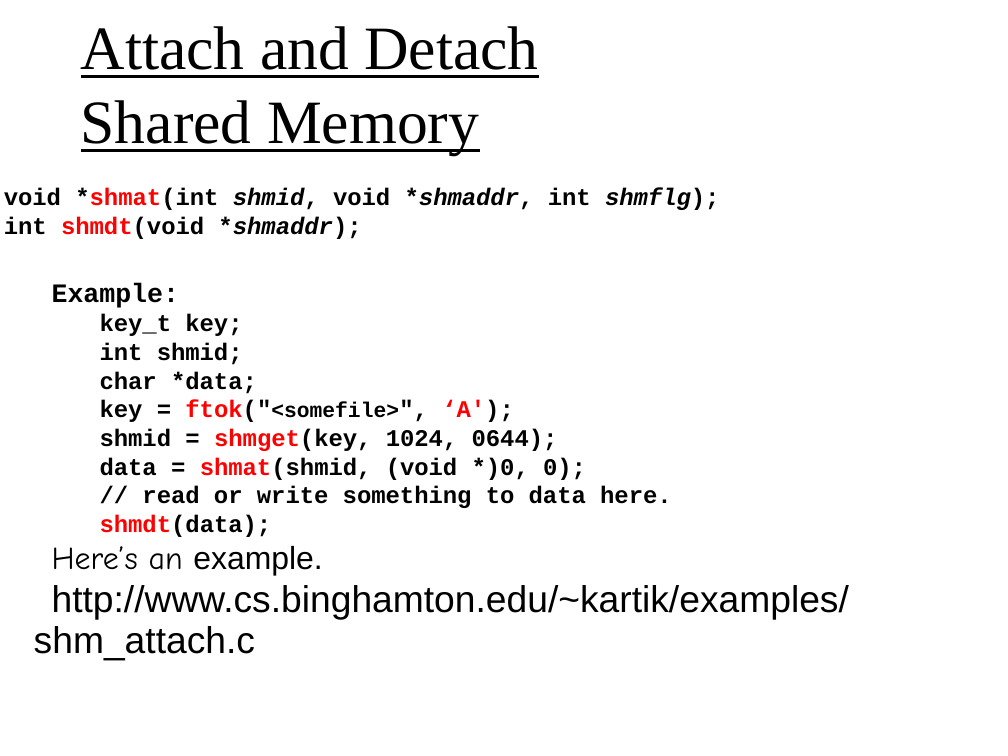
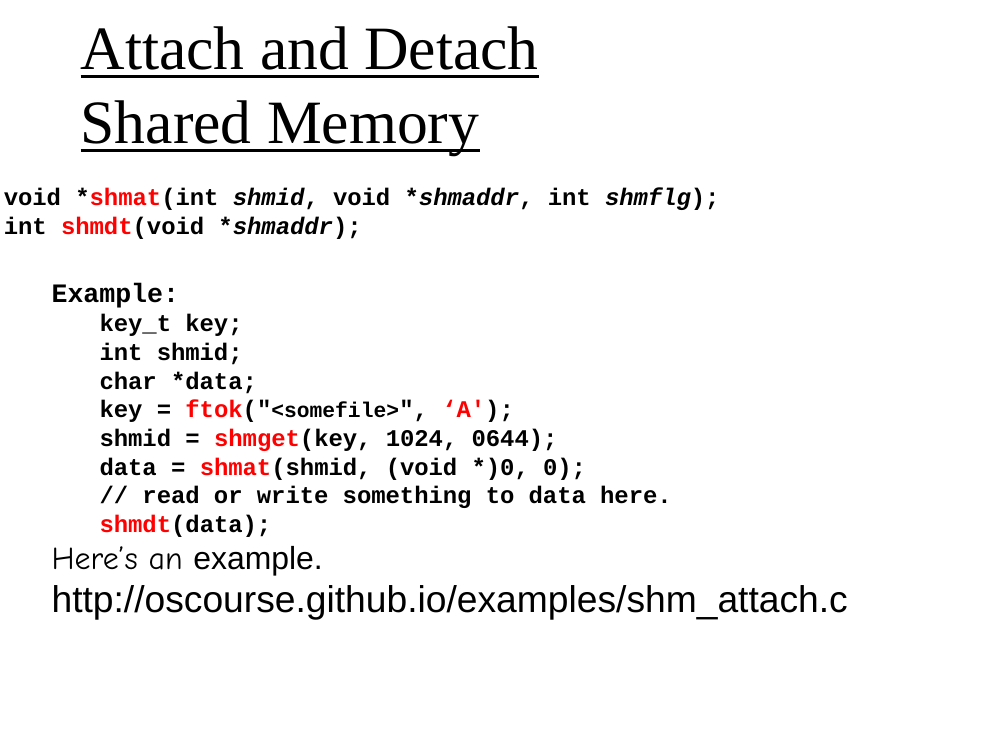
Before and after one commit to oscourse/oscourse.github.io, a slide deck: slide 18 of slides/ipc.pptx. Drawn at 1008x756 pixels with LibreOffice and Linux fonts; fonts in the diff are those of the drawing. Boxes give left, top, right and bottom in pixels: in the first picture for what was removed or moved away, otherwise in the second. Text is boxed around its words. In the diff, an @@ line names an element or a change of style, - is before the commit and + after.

```diff
--- a/slides/ipc.pptx
+++ b/slides/ipc.pptx
@@ text at (x1=52, y1=585, x2=848, y2=620): text changed @@
-  http://www.cs.binghamton.edu/~kartik/examples/shm_attach.c
+  http://oscourse.github.io/examples/shm_attach.c
```
Also in this commit, not shown: 8 other slides changed, 1 other file.
